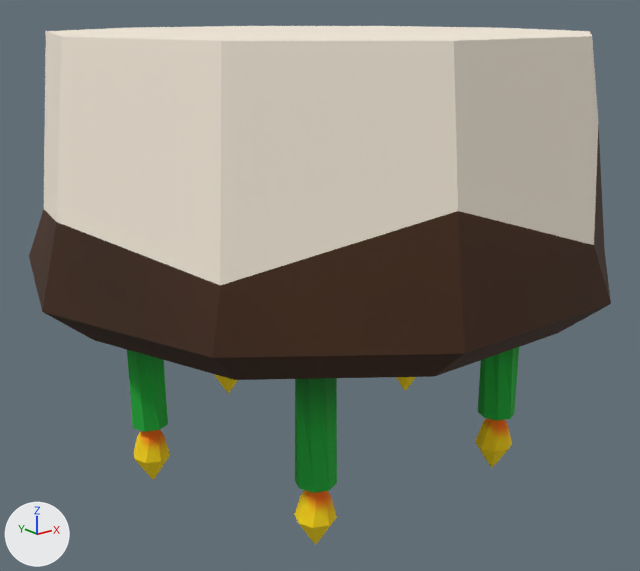
An edit to the FBX model Assets/Models/Character/Babuschka/pie.FBX, drawn before and after from the same camera.
Camera for both pictures: a 50 mm lens placed at (-0.581, -0.7, 0.03), pointed at (-0.004, 0.022, -0.259). The lights are fixed; the arrows at lower left show +X, +Y and +Z. Where no turn or scale is listed for an object, it has been applied to the vertices.

The older version as bpy lines, for what is in view:
```python
mat_lambert1 = principled_material('lambert1')
mat_lambert1.texture = img_texture_png
mat_lambert1.roughness = 0.896
me_mesh = bpy.data.meshes.new('Mesh')
me_mesh.from_pydata(...)  # 428 vertices, 696 faces; spans x -0.31..0.317, y -0.269..0.328, z -0.462..0.008
me_mesh.materials.append(mat_lambert1)  # picture img_texture_png
ob_pie = bpy.data.objects.new('pie', me_mesh)
ob_pie.location = (0.0, 0.0, 0.0)
```
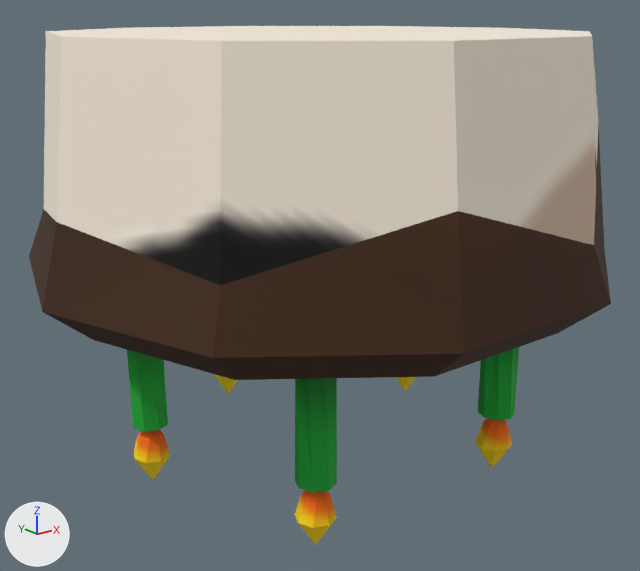
The newer file is also turned or shifted as a whole; pictures and numbers use the older file's frame.

Location of each change, [x1, y1, x2, y2] in pixels of the pictures (640 x 571 px):
'pie', surface changed
    both: [117, 140, 600, 527]
part 1 of me_mesh, surface changed
    both: [29, 26, 611, 545]

What the commit changed:
Picture 'babuschka_tex.png' (img_babuschka_tex_png) is new.
Material 'lambert1' (mat_lambert1) changes its picture from img_texture_png to img_babuschka_tex_png.
me_mesh has 428 vertices, 696 faces and spans x -0.31..0.317, y -0.269..0.328, z -0.462..0.008.
me_mesh is used by ob_pie; location (0.0, 0.0, 0.0).
me_mesh part 1: texture (UV) coordinates of 696 of 696 faces, centred in x -0.271..0.278, y -0.259..0.318, z -0.455..0.008, changed; they spanned u 0.23..0.65, v 0.24..0.86 and now span u 0.18..0.54, v 0.19..0.72.
